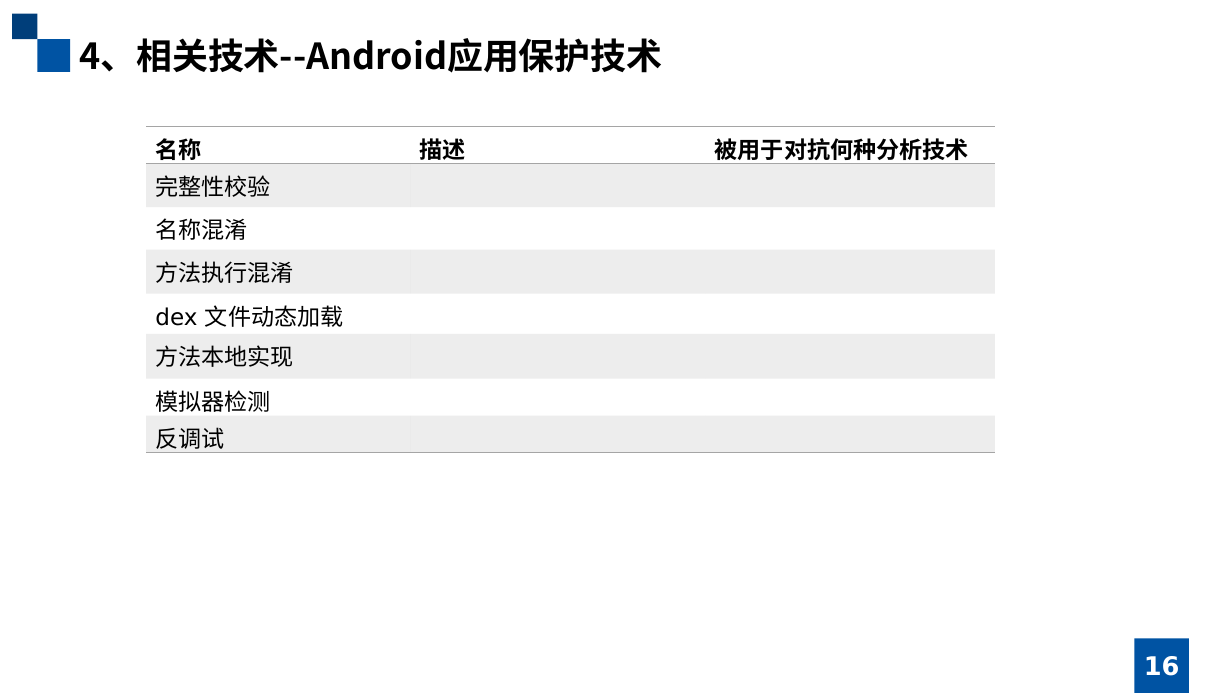
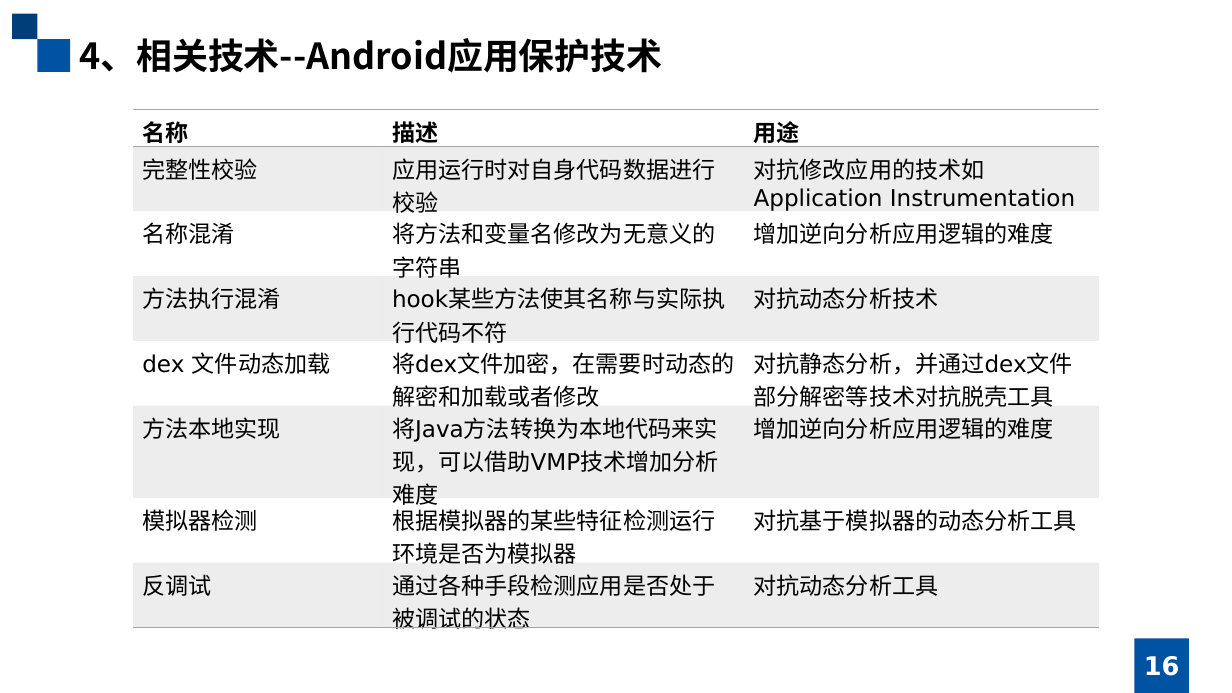
Before and after one commit to january147/Graduation_Project, a slide deck: slide 16 of ppt/移动应用的动态行为捕获.pptx. Drawn at 1232x693 pixels with LibreOffice and Linux fonts; fonts in the diff are those of the drawing. Boxes give left, top, right and bottom in pixels: in the first picture for what was removed or moved away, otherwise in the second. Text is boxed around its words. In the diff, an @@ line names an element or a change of style, - is before the commit and + after.

```diff
--- a/ppt/移动应用的动态行为捕获.pptx
+++ b/ppt/移动应用的动态行为捕获.pptx
@@ table at (133,110,1099,633) @@
-row 1, column 3: 被用于对抗何种分析技术
+row 1, column 3: 用途
-row 2, column 2: 
+row 2, column 2: 应用运行时对自身代码数据进行校验
-row 2, column 3: 
+row 2, column 3: 对抗修改应用的技术如 / Application Instrumentation
-row 3, column 2: 
+row 3, column 2: 将方法和变量名修改为无意义的字符串
-row 3, column 3: 
+row 3, column 3: 增加逆向分析应用逻辑的难度
-row 4, column 2: 
+row 4, column 2: hook某些方法使其名称与实际执行代码不符
-row 4, column 3: 
+row 4, column 3: 对抗动态分析技术
-row 5, column 2: 
+row 5, column 2: 将dex文件加密，在需要时动态的解密和加载或者修改
-row 5, column 3: 
+row 5, column 3: 对抗静态分析，并通过dex文件部分解密等技术对抗脱壳工具
-row 6, column 2: 
+row 6, column 2: 将Java方法转换为本地代码来实现，可以借助VMP技术增加分析难度
-row 6, column 3: 
+row 6, column 3: 增加逆向分析应用逻辑的难度
-row 7, column 2: 
+row 7, column 2: 根据模拟器的某些特征检测运行环境是否为模拟器
-row 7, column 3: 
+row 7, column 3: 对抗基于模拟器的动态分析工具
-row 8, column 2: 
+row 8, column 2: 通过各种手段检测应用是否处于被调试的状态
-row 8, column 3: 
+row 8, column 3: 对抗动态分析工具
@@ table: place and size @@
-table at (146,127,995,453)
+table at (133,110,1099,633)
```
Also in this commit, not shown: 16 other slides changed, 1 other file.
